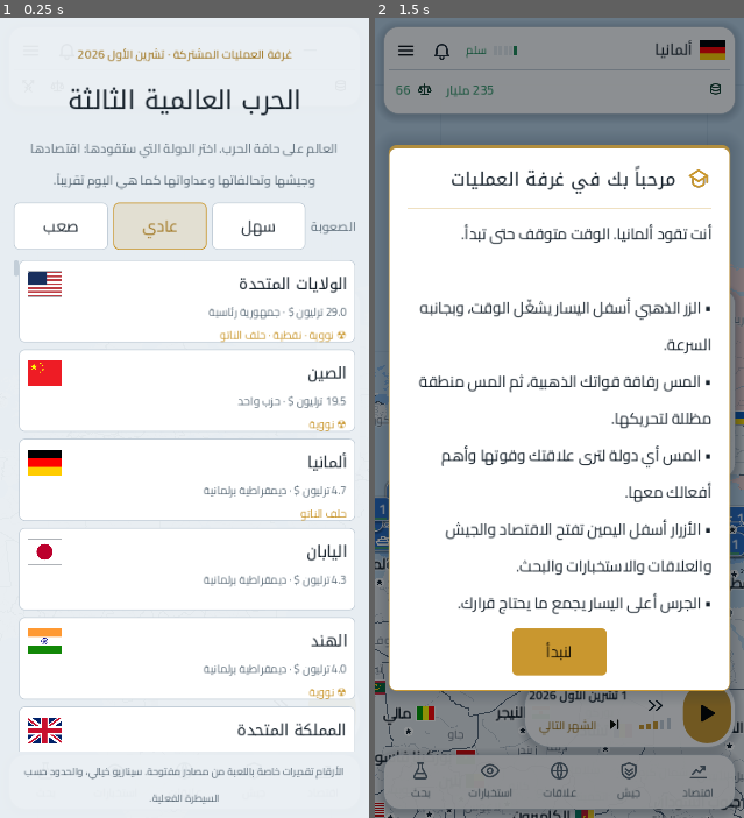
Above: before the commit, frames 1-2 (left to right).
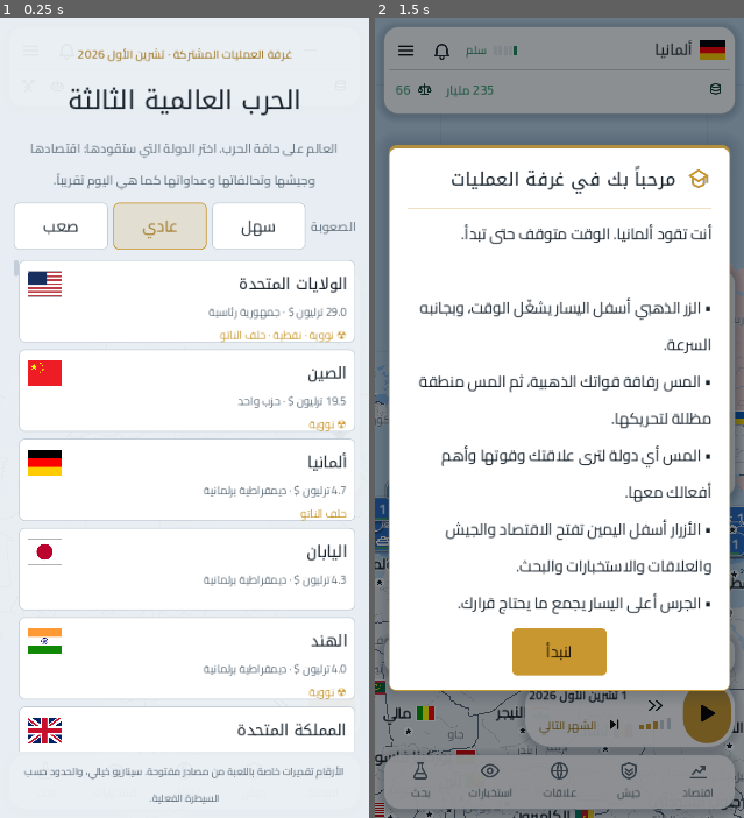
Above: after the commit, the same moments.

Repository: abbis9612-eng/zxc
Game: Godot game, scene res://ui/main.tscn
Two runs of this game, one before a commit and one after it. Both use one fixed random seed, a clock stepped at 60 frames per second and the inputs below.
Inputs (mouse positions are in pixels of both pictures, inside the frame that each line leads up to; where the layout moved, square brackets give the same spot in the first picture):
- Up to frame 1 (0.25 s): no input
- Up to frame 2 (1.5 s): click (714, 474) at 0.52 s; click (714, 434) [714, 458] at 1.25 s

The runs differ from the first frame. In frame 2, less than 0.1% of the frame differs, in the area x 2-98%, y 33-82%.

Commit message:
أشكال الأسلحة والسهولة: صواريخ ومقاتلات واعتراض وانفجارات، مستشار، وبحث شامل
- الصاروخ بجسم وزعانف ولهب ودخان، ووميض الإطلاق، وصاروخ اعتراض يصعد للقاء الصاروخ
- المقاتلة بجسم وجناحين وظل وخطي تكثف، والانفجار بموجة ضغط ودخان يبقى
- سطر النتيجة تحت كل أزرار الدبلوماسية (الكلفة، الشرط، الفرصة)
- سطر المستشار فوق الأزرار: أهم ما تفعله الآن بضغطة (ومنها خطوط إنتاج فارغة ومشاريع)
- مربع بحث للدول والمحافظات والأسلحة من أدوات الخريطة

Co-Authored-By: Claude Opus 5.5 <noreply@anthropic.com>
Claude-Session: https://claude.ai/code/session_01WsxQtQMaNF6UyTPYC6kZwa

Diff:
--- a/ui/icons.gd
+++ b/ui/icons.gd
@@ -40,6 +40,7 @@
 	"tank": '<path d="M3 15.5h18l-2.2 4H5.2z"/><path d="M6 15.5V12h10.5l1.8 3.5M9.5 12V9.5h5.5V12M15 10.7h7"/>',
 	"soldier": '<circle cx="11" cy="6" r="2.6"/><path d="M6 21v-4.5a5 5 0 0 1 10 0V21M15.5 12.5 21 4M7 9.5h8"/>',
 	"heli": '<path d="M3 5h18M12 5v3M5 12a5 3.5 0 0 0 10 0 5 3.5 0 0 0-10 0zM15 12h6l1-2M8 15.5 7 19h8l-1-3.5"/>',
+	"search": '<circle cx="10.5" cy="10.5" r="6.5"/><path d="M15.5 15.5 21 21"/>',
 	"camera": '<path d="M3 8h4l2-3h6l2 3h4v11H3z"/><circle cx="12" cy="13" r="3.5"/>',
 	"advisor": '<path d="M4 9l8-5 8 5-8 5z"/><path d="M7 11v5c0 1.5 2.2 3 5 3s5-1.5 5-3v-5M20 9v6"/>',
 	"region": '<path d="M12 21s-7-6.2-7-11.5a7 7 0 0 1 14 0C19 14.8 12 21 12 21z"/><circle cx="12" cy="9.5" r="2.5"/>',
--- a/ui/main.gd
+++ b/ui/main.gd
@@ -93,6 +93,9 @@
 var layer_btn: Button
 var cam_btn: Button
 var fps_label: Label
+## سطر المستشار فوق الأزرار: أهم ما تفعله الآن، بضغطة يأخذك إليه
+var advice_btn: Button
+var _advice: Array = []
 var _cam_i := 0
 ## شريط الأخبار المباشر للقتال (فوق بطاقة السياق)
 var ticker: PanelContainer
@@ -515,6 +518,9 @@
 	var home := _pill_button("capital", "", _go_home, "العودة إلى دولتك")
 	home.custom_minimum_size = Vector2(TOUCH, TOUCH)
 	v.add_child(home)
+	var find := _pill_button("search", "", _open_search, "ابحث عن دولة أو محافظة أو سلاح")
+	find.custom_minimum_size = Vector2(TOUCH, TOUCH)
+	v.add_child(find)
 	cam_btn = _pill_button("camera", "", _watch_battle, "كاميرا المعركة: انتقل إلى أسخن نقطة على جبهتك وأبطئ الوقت")
 	cam_btn.custom_minimum_size = Vector2(TOUCH, TOUCH)
 	cam_btn.visible = false
@@ -580,6 +586,17 @@
 	ctx_box = UI.col()
 	ctx_box.add_theme_constant_override("separation", 8)
 	ctx_card.add_child(ctx_box)
+	advice_btn = UI.button("", func():
+		if not _advice.is_empty():
+			_go_alert(int(_advice[2]), String(_advice[3])), "advisor", "FlatButton")
+	advice_btn.add_theme_stylebox_override("normal", UI.float_box(12, 6))
+	advice_btn.add_theme_font_size_override("font_size", 14)
+	advice_btn.alignment = HORIZONTAL_ALIGNMENT_RIGHT
+	advice_btn.text_overrun_behavior = TextServer.OVERRUN_TRIM_ELLIPSIS
+	advice_btn.clip_text = true
+	advice_btn.custom_minimum_size = Vector2(0, 40)
+	advice_btn.visible = false
+	bottom.add_child(advice_btn)
 	ticker = PanelContainer.new()
 	ticker.add_theme_stylebox_override("panel", UI.float_box(12, 6))
 	ticker.visible = false
@@ -1708,6 +1725,78 @@
 		cam_btn.visible = at_war
 
 
+# ------------------------------------------------------------------ البحث
+
+static func _norm(t: String) -> String:
+	var out := t.strip_edges().to_lower()
+	for pair in [["أ", "ا"], ["إ", "ا"], ["آ", "ا"], ["ة", "ه"], ["ى", "ي"]]:
+		out = out.replace(pair[0], pair[1])
+	return out
+
+
+## مربع بحث واحد لكل شيء: الدول والمحافظات والأسلحة
+func _open_search() -> void:
+	var v := UI.col()
+	v.add_theme_constant_override("separation", 6)
+	var le := LineEdit.new()
+	le.placeholder_text = "اكتب اسم دولة أو محافظة أو سلاح"
+	le.custom_minimum_size = Vector2(0, TOUCH)
+	le.clear_button_enabled = true
+	v.add_child(le)
+	var res := UI.col()
+	res.add_theme_constant_override("separation", 4)
+	v.add_child(res)
+	le.text_changed.connect(func(t: String): _search_fill(res, t))
+	_show_dialog("بحث", "", [{"text": "إغلاق"}], v, "search")
+	le.call_deferred("grab_focus")
+
+
+func _search_fill(res: VBoxContainer, text: String) -> void:
+	UI.clear(res)
+	var q := _norm(text)
+	if q.length() < 2:
+		return
+	var s = Game.sim
+	var n := 0
+	for id in s.alive_ids():
+		var c: Dictionary = s.country(id)
+		if _norm(c["name_ar"]).contains(q) or String(id).to_lower() == q:
+			var cid: String = id
+			res.add_child(_choice("", c["name_ar"], [["دولة", UI.C_MUTED]], "", func():
+				_close_top_dialog()
+				map.focus_country(cid)
+				map.selected = cid
+				_on_country_selected(cid), false, false, c.get("flag", "")))
+			n += 1
+			if n >= 6:
+				break
+	for rid in s.db.region_ids:
+		if n >= 12:
+			break
+		var info: Dictionary = s.db.regions[rid]
+		if _norm(info["name_ar"]).contains(q):
+			var owner: String = s.state["regions"][rid]["owner"]
+			var r2: String = rid
+			res.add_child(_choice("region", info["name_ar"], [["محافظة في %s" % s.country(owner)["name_ar"], UI.C_MUTED]], "", func():
+				_close_top_dialog()
+				map.focus_point(float(info["lon"]), float(info["lat"]))
+				map.selected_region = r2
+				_on_region_clicked(r2)))
+			n += 1
+	for u in s.db.units:
+		var ui: Dictionary = s.db.units[u]
+		var hit := _norm(ui["name_ar"]).contains(q)
+		for g in ui["gens"]:
+			hit = hit or _norm(String(g)).contains(q)
+		if hit:
+			res.add_child(_choice(UNIT_ICONS.get(u, "army"), String(ui["name_ar"]).trim_suffix(" (ألف)"), [["سلاح · افتح الجيش", UI.C_MUTED]], "", func():
+				_close_top_dialog()
+				_open_tab(Tab.ARMY)))
+			n += 1
+	if n == 0:
+		res.add_child(UI.label("لا نتائج.", UI.C_MUTED, 14))
+
+
 # ------------------------------------------------------------------ كاميرا المعركة والأخبار المباشرة
 
 ## مناطق القتال في حروب اللاعب، الأضعف سيطرة أولاً
@@ -1810,6 +1899,10 @@
 		return
 	_refresh_acc += delta
 	_ticker_step(delta)
+	var show_adv: bool = not _advice.is_empty() and not ctx_card.visible and not ticker.visible and not sheet.visible
+	if advice_btn.visible != show_adv:
+		advice_btn.visible = show_adv
+		bottom.queue_sort()
 	if fps_label.visible:
 		fps_label.text = "%d إطار/ث" % int(Engine.get_frames_per_second())
 	if _dirty and _refresh_acc > 0.25:
@@ -1976,7 +2069,18 @@
 				items.append([68, "%s غير راضين (%d)." % [fname, int(sat)], Tab.STATE, ""])
 	if items.is_empty():
 		items.append([0, "الوضع مستقر. راقب جيرانك وطوّر اقتصادك.", Tab.ECONOMY, ""])
+	# المصانع الفارغة والمشاريع: لا تترك المال نائماً
+	var free_lines: int = s.production_lines(p) - p["production"].size()
+	if free_lines >= 2 and float(p["treasury"]) > gdp * 0.01:
+		items.append([45, "لديك %d خطوط إنتاج فارغة: صنّع سلاحاً." % free_lines, Tab.ARMY, ""])
+	if p.get("dom_projects", []).is_empty() and float(p["treasury"]) > gdp * 0.02:
+		items.append([42, "لا مشروع استثماري جارٍ: طوّر النفط أو البنية التحتية.", Tab.ECONOMY, ""])
 	items.sort_custom(func(a, c): return a[0] > c[0])
+	_advice = items[0] if not items.is_empty() else []
+	if not _advice.is_empty():
+		advice_btn.text = String(_advice[1])
+		var pr := int(_advice[0])
+		advice_btn.icon = Icons.tex("warning" if pr >= 85 else "advisor", UI.C_BAD if pr >= 85 else (UI.C_WARN if pr >= 60 else UI.C_ACCENT_TEXT), 40)
 	# الجرس: عدد الأمور العاجلة بلون أخطرها
 	var urgent := 0
 	for it in items:
@@ -3375,32 +3479,43 @@
 	var actions := GridContainer.new()
 	actions.columns = 2
 	box.add_child(actions)
-	var act := func(text: String, cb: Callable) -> void:
-		var b := UI.button(text, cb)
-		b.size_flags_horizontal = Control.SIZE_EXPAND_FILL
-		b.autowrap_mode = TextServer.AUTOWRAP_WORD_SMART
-		actions.add_child(b)
+	var act := func(text: String, cb: Callable, sub: String, col: Color) -> void:
+		actions.add_child(_action_cell(text, cb, "", "", sub, col))
+	var M := UI.C_MUTED
 	if not at_war:
-		act.call("تحسين العلاقات (%s)" % UI.money(maxf(0.2, float(s.player()["gdp"]) * 0.0005)), func(): _do(s.improve_relations(pid, id), "تحسنت العلاقات."))
-		act.call("استثمار ونفوذ (%s)" % UI.money(maxf(0.5, float(c["gdp"]) * 0.01)), func(): _do(s.invest(pid, id), "تم الاستثمار وزاد نفوذك."))
-		act.call("اتحاد سلمي", _confirm_union.bind(id))
+		var rel2: float = s.relation(pid, id)
+		act.call("تحسين العلاقات", func(): _do(s.improve_relations(pid, id), "تحسنت العلاقات."), "%s · العلاقة +8" % UI.money_short(maxf(0.2, float(s.player()["gdp"]) * 0.0005)), M)
+		act.call("استثمار ونفوذ", func(): _do(s.invest(pid, id), "تم الاستثمار وزاد نفوذك."), "%s · نفوذ وأرباح" % UI.money_short(maxf(0.5, float(c["gdp"]) * 0.01)), M)
+		var why_u: String = Development.can_union(s, pid, id)
+		act.call("اتحاد سلمي", _confirm_union.bind(id), "ممكن الآن" if why_u == "" else why_u, UI.C_GOOD if why_u == "" else M)
 		var do_sanction := func():
 			s.toggle_sanction(pid, id)
 			_dirty = true
-		act.call("رفع العقوبات" if pid in c["sanctions"] else "فرض عقوبات (−15% من صادراتها)", do_sanction)
+		var sanc: bool = pid in c["sanctions"]
+		act.call("رفع العقوبات" if sanc else "فرض عقوبات", do_sanction, "تتحسن العلاقة" if sanc else "−15% من صادراتها · تسوء العلاقة", M)
 		if Market.has_pact(s, pid, id):
-			act.call("إلغاء الاتفاقية التجارية", func():
+			act.call("إلغاء الاتفاقية", func():
 				Market.cancel_pact(s, pid, id, "بقرار منك")
-				_dirty = true)
+				_dirty = true, "تخسر نمو الاتفاقية", M)
 		else:
 			var tp: Dictionary = s.db.market["trade_pact"]
-			act.call("اتفاقية تجارية (+%.2f%% نمو، +%d%% استيراد)" % [float(tp["growth"]), int(float(tp["import_bonus"]) * 100.0)], func(): _do(Market.sign_pact(s, pid, id), "وُقعت الاتفاقية التجارية."))
+			var why_p: String = Market.can_sign_pact(s, pid, id)
+			act.call("اتفاقية تجارية", func(): _do(Market.sign_pact(s, pid, id), "وُقعت الاتفاقية التجارية."),
+				("تقبل · +%.2f%% نمو" % float(tp["growth"])) if why_p == "" else "تحتاج علاقة %d+ (الآن %d)" % [int(tp["min_relation"]), int(rel2)], UI.C_GOOD if why_p == "" else M)
 		if not (id in s.allies(pid)):
-			act.call("عرض تحالف", func(): _do(s.propose_alliance(pid, id), "تم التحالف!"))
-		act.call("⚔ إعلان الحرب", func(): _confirm_war(id))
+			act.call("عرض تحالف", func(): _do(s.propose_alliance(pid, id), "تم التحالف!"),
+				"تقبل الآن" if rel2 >= 60.0 else "تحتاج علاقة 60 (الآن %d)" % int(rel2), UI.C_GOOD if rel2 >= 60.0 else M)
+		var why_w: String = s.can_declare_war(pid, id)
+		var land := float(Combat.forecast(s, pid, id)["land"]) if why_w == "" else 0.0
+		act.call("⚔ إعلان الحرب", func(): _confirm_war(id), ("فرصة البر ~%d%%" % int(land * 100.0)) if why_w == "" else "غير ممكن الآن", _chance_color(land) if why_w == "" else M)
 	else:
-		act.call("☮ عرض السلام", func(): _do(s.propose_peace(pid, id), "قُبل السلام."))
-		act.call("☢ ضربة نووية", func(): _confirm_nuke(id))
+		var w: Dictionary = s.war_between(pid, id)
+		var their := float(w["score"]) if id in w["attackers"] else -float(w["score"])
+		var days_w := int(s.state["day"]) - int(w["start_day"])
+		var accept: bool = their < 15.0 or (days_w > 180 and their < 35.0)
+		act.call("☮ عرض السلام", func(): _do(s.propose_peace(pid, id), "قُبل السلام."), "ستقبل الآن" if accept else "سترفض: تتقدم في الحرب", UI.C_GOOD if accept else UI.C_BAD)
+		var why_n: String = s.can_nuke(pid, id)
+		act.call("☢ ضربة نووية", func(): _confirm_nuke(id), "دمار وغضب عالمي" if why_n == "" else why_n, UI.C_BAD if why_n == "" else M)
 	_covert_section(box, id)
 
 
--- a/world/battle_fx.gd
+++ b/world/battle_fx.gd
@@ -37,6 +37,17 @@
 	if fx.size() >= MAX_FX:
 		return
 	fx.append(e)
+	var kind := String(e["kind"])
+	# مؤثرات مرافقة: وميض الإطلاق، صاروخ الاعتراض الصاعد للقاء، والدخان الباقي بعد الانفجار
+	if kind == "missile":
+		fx.append({"kind": "launch", "t0": e["t0"], "dur": 0.6, "p": e["a"]})
+		var cut := float(e.get("cut", 1.0))
+		if cut < 1.0:
+			var meet := _arc_point(e["a"], e["b"], cut, true)
+			var idur := 0.45
+			fx.append({"kind": "interceptor", "t0": float(e["t0"]) + float(e["dur"]) * cut - idur, "dur": idur, "a": (e["b"] as Vector2) + Vector2(0.15, 0.1), "b": meet})
+	elif kind == "boom" and fx.size() < MAX_FX:
+		fx.append({"kind": "smoke", "t0": float(e["t0"]) + 0.25, "dur": 2.2, "p": e["p"], "small": e.get("small", false)})
 
 
 func _center(rid: String) -> Vector2:
@@ -329,23 +340,46 @@
 					continue
 				var arc: bool = e["kind"] == "missile"
 				var p: Vector2 = map.map_to_screen(_arc_point(e["a"], e["b"], k, arc))
-				var prev: Vector2 = map.map_to_screen(_arc_point(e["a"], e["b"], maxf(0.0, k - 0.06), arc))
+				var prev: Vector2 = map.map_to_screen(_arc_point(e["a"], e["b"], maxf(0.0, k - 0.03), arc))
 				var dir := (p - prev).normalized()
+				if dir == Vector2.ZERO:
+					dir = Vector2.RIGHT
+				var zs := ts * clampf(s / 8.0, 0.75, 1.6)
 				if arc:
-					# أثر الدخان خلف الصاروخ
-					var trail := PackedVector2Array()
-					for i in 8:
-						var tt := maxf(0.0, k - 0.025 * float(i))
-						trail.append(map.map_to_screen(_arc_point(e["a"], e["b"], tt, true)))
-					cv.draw_polyline(trail, Color(0.85, 0.85, 0.85, 0.55), 3.0 * ts, true)
-					cv.draw_circle(p, 4.0 * ts, Color(1.0, 0.85, 0.3))
-					cv.draw_circle(p, 2.2 * ts, Color.WHITE)
+					# دخان كثيف يتلاشى خلف الصاروخ
+					for i in range(10, 0, -1):
+						var tt := maxf(0.0, k - 0.02 * float(i))
+						var sp: Vector2 = map.map_to_screen(_arc_point(e["a"], e["b"], tt, true))
+						var fade := 1.0 - float(i) / 10.0
+						cv.draw_circle(sp, (2.0 + float(i) * 0.7) * zs, Color(0.82, 0.82, 0.82, 0.35 * fade))
+					_draw_missile(cv, p, dir, zs, e["col"], now)
 				else:
-					var sz := 22.0 * ts
-					cv.draw_set_transform(p, dir.angle() + PI * 0.5, Vector2.ONE)
-					cv.draw_texture_rect(Icons.tex("airbase", map.pal("OUTLINE"), 64), Rect2(Vector2(-sz, -sz) * 0.5 - Vector2(1, -1), Vector2(sz, sz)), false)
-					cv.draw_texture_rect(Icons.tex("airbase", e["col"], 64), Rect2(Vector2(-sz, -sz) * 0.5, Vector2(sz, sz)), false)
-					cv.draw_set_transform(Vector2.ZERO, 0.0, Vector2.ONE)
+					# خطا تكثف خلف المحركين
+					var tr: Vector2 = map.map_to_screen(_arc_point(e["a"], e["b"], maxf(0.0, k - 0.12), false))
+					var n := dir.orthogonal()
+					for sgn in [-1.0, 1.0]:
+						cv.draw_line(tr + n * 3.0 * zs * sgn, p - dir * 6.0 * zs + n * 3.0 * zs * sgn, Color(1, 1, 1, 0.45), 1.6 * zs, true)
+					_draw_jet(cv, p, dir, zs, e["col"])
+			"interceptor":
+				var p6: Vector2 = map.map_to_screen((e["a"] as Vector2).lerp(e["b"], k))
+				var pr6: Vector2 = map.map_to_screen((e["a"] as Vector2).lerp(e["b"], maxf(0.0, k - 0.15)))
+				var d6 := (p6 - pr6).normalized()
+				if d6 == Vector2.ZERO:
+					d6 = Vector2.UP
+				cv.draw_line(pr6, p6, Color(0.9, 0.95, 1.0, 0.7), 2.0 * ts, true)
+				_draw_missile(cv, p6, d6, ts * 0.7, Color(0.75, 0.88, 1.0), now)
+			"launch":
+				var p7: Vector2 = map.map_to_screen(e["p"])
+				var a7 := 1.0 - k
+				cv.draw_circle(p7, (6.0 + 10.0 * k) * ts, Color(1.0, 0.85, 0.4, 0.55 * a7))
+				cv.draw_arc(p7, (8.0 + 18.0 * k) * ts, 0.0, TAU, 24, Color(0.9, 0.9, 0.9, 0.5 * a7), 2.5 * ts, true)
+			"smoke":
+				var p8: Vector2 = map.map_to_screen(e["p"])
+				var r8 := (8.0 if e.get("small", false) else 14.0) * ts
+				for i in 4:
+					var ang := float(i) * 1.7
+					var off := Vector2(cos(ang), sin(ang)) * r8 * 0.5 * (0.5 + k) + Vector2(0, -r8 * 1.4 * k)
+					cv.draw_circle(p8 + off, r8 * (0.6 + 0.6 * k), Color(0.35, 0.35, 0.35, 0.35 * (1.0 - k)))
 			"ship":
 				var p2: Vector2 = map.map_to_screen((e["a"] as Vector2).lerp(e["b"], k))
 				var sz2 := 26.0 * ts
@@ -366,9 +400,15 @@
 					if kk > 0.0 and kk < 1.0:
 						_explosion(cv, p3 + Vector2(cos(i * 2.1), sin(i * 2.1)) * 9.0 * ts, kk, 10.0 * ts)
 			"flak":
+				# اعتراض في الجو: وميض أبيض وشظايا وحلقة
 				var p4: Vector2 = map.map_to_screen(e["p"])
-				cv.draw_arc(p4, (4.0 + 12.0 * k) * ts, 0.0, TAU, 20, Color(0.75, 0.88, 1.0, 1.0 - k), 2.0, true)
-				cv.draw_circle(p4, 3.0 * (1.0 - k) * ts, Color(1, 1, 1, 1.0 - k))
+				var a4 := 1.0 - k
+				cv.draw_circle(p4, (5.0 + 8.0 * k) * ts, Color(1.0, 0.95, 0.75, 0.6 * a4))
+				cv.draw_arc(p4, (4.0 + 16.0 * k) * ts, 0.0, TAU, 24, Color(0.75, 0.88, 1.0, a4), 2.0, true)
+				for i in 8:
+					var ang4 := float(i) * TAU / 8.0 + 0.3
+					var d4 := Vector2(cos(ang4), sin(ang4))
+					cv.draw_line(p4 + d4 * 6.0 * k * ts, p4 + d4 * (8.0 + 14.0 * k) * ts, Color(1.0, 0.8, 0.4, a4), 1.5, true)
 			"capture":
 				var p5: Vector2 = map.region_screen(e["rid"])
 				var a := clampf(1.0 - k, 0.0, 1.0)
@@ -384,8 +424,56 @@
 				cv.draw_string(map._font_bold, Vector2(box.position.x + 10, box.position.y + fs + 2), txt, HORIZONTAL_ALIGNMENT_LEFT, -1, fs, Color(1, 1, 1, a))
 
 
+## صاروخ: جسم ورأس وزعانف ولهب يرتجف
+static func _draw_missile(cv: CanvasItem, p: Vector2, dir: Vector2, z: float, col: Color, now: float) -> void:
+	var n := dir.orthogonal()
+	var L := 11.0 * z
+	var W := 2.2 * z
+	var tail := p - dir * L
+	var flick := 0.75 + 0.25 * sin(now * 40.0)
+	cv.draw_colored_polygon(PackedVector2Array([tail - dir * 7.0 * z * flick, tail + n * W * 1.1, tail - n * W * 1.1]), Color(1.0, 0.55, 0.1, 0.9))
+	cv.draw_colored_polygon(PackedVector2Array([tail - dir * 4.0 * z * flick, tail + n * W * 0.6, tail - n * W * 0.6]), Color(1.0, 0.95, 0.6))
+	var body := PackedVector2Array([p + n * W, p - n * W, tail - n * W, tail + n * W])
+	cv.draw_colored_polygon(body, Color(0.92, 0.92, 0.9))
+	cv.draw_colored_polygon(PackedVector2Array([p + n * W, p + dir * 4.5 * z, p - n * W]), col)
+	cv.draw_colored_polygon(PackedVector2Array([tail + n * W, tail + n * W * 2.6 - dir * 1.5 * z, tail + dir * 3.0 * z + n * W]), col.darkened(0.2))
+	cv.draw_colored_polygon(PackedVector2Array([tail - n * W, tail - n * W * 2.6 - dir * 1.5 * z, tail + dir * 3.0 * z - n * W]), col.darkened(0.2))
+
+
+## مقاتلة: جسم وجناحان مائلان وذيل، بلون صاحبها وظل تحتها
+static func _draw_jet(cv: CanvasItem, p: Vector2, dir: Vector2, z: float, col: Color) -> void:
+	var n := dir.orthogonal()
+	var pts := PackedVector2Array([
+		p + dir * 9.0 * z,
+		p + dir * 2.0 * z + n * 1.4 * z,
+		p - dir * 1.0 * z + n * 8.0 * z,
+		p - dir * 3.0 * z + n * 8.0 * z,
+		p - dir * 3.0 * z + n * 1.6 * z,
+		p - dir * 7.0 * z + n * 4.0 * z,
+		p - dir * 8.5 * z + n * 4.0 * z,
+		p - dir * 8.0 * z,
+		p - dir * 8.5 * z - n * 4.0 * z,
+		p - dir * 7.0 * z - n * 4.0 * z,
+		p - dir * 3.0 * z - n * 1.6 * z,
+		p - dir * 3.0 * z - n * 8.0 * z,
+		p - dir * 1.0 * z - n * 8.0 * z,
+		p + dir * 2.0 * z - n * 1.4 * z,
+	])
+	var shadow := PackedVector2Array()
+	for q in pts:
+		shadow.append(q + Vector2(3.0, 5.0) * z)
+	cv.draw_colored_polygon(shadow, Color(0, 0, 0, 0.25))
+	var outline := PackedVector2Array(pts)
+	outline.append(pts[0])
+	cv.draw_colored_polygon(pts, col)
+	cv.draw_polyline(outline, Color(0.05, 0.05, 0.05, 0.8), 1.2, true)
+	cv.draw_circle(p + dir * 4.0 * z, 1.3 * z, Color(0.7, 0.9, 1.0))
+
+
 static func _explosion(cv: CanvasItem, p: Vector2, k: float, r: float) -> void:
 	var a := 1.0 - k
+	# موجة ضغط تتسع
+	cv.draw_arc(p, r * (0.5 + 1.6 * k), 0.0, TAU, 28, Color(1.0, 0.9, 0.7, 0.55 * a), 2.0, true)
 	cv.draw_circle(p, r * (0.4 + 0.9 * k), Color(1.0, 0.45, 0.1, 0.45 * a))
 	cv.draw_circle(p, r * (0.3 + 0.5 * k), Color(1.0, 0.75, 0.2, 0.8 * a))
 	cv.draw_circle(p, r * 0.25 * (1.0 - k), Color(1, 1, 0.9, a))
Not shown, changed: docs/roadmap.md
